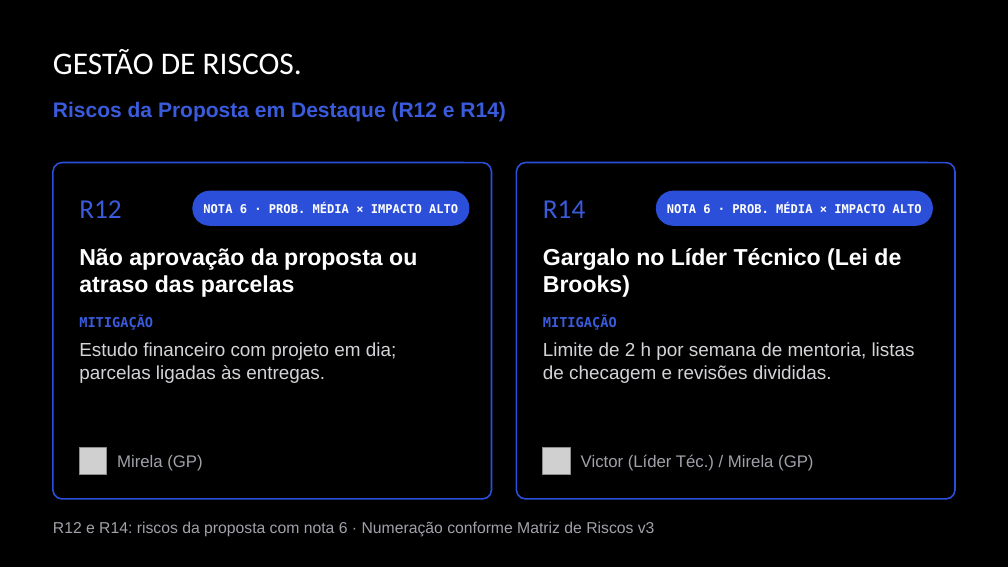
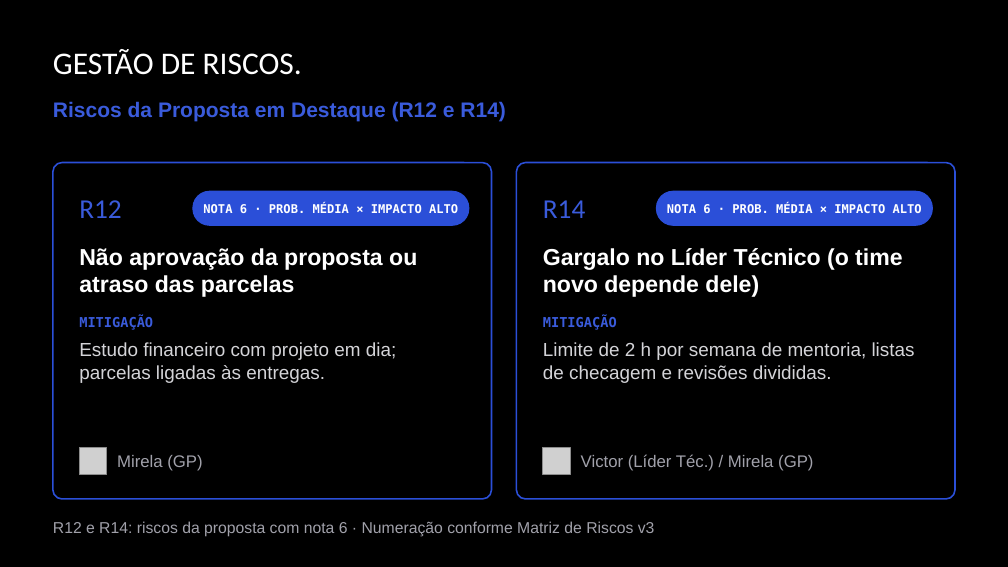
Before and after one commit to victor-lis-bronzo/gestao_empresarial_4sem, a slide deck: slide 20 of apresentacao_final/entregaveis/Gestão - HardDex v3.pptx. Drawn at 1008x567 pixels with LibreOffice and Linux fonts; fonts in the diff are those of the drawing; grey boxes stand for pictures. Boxes give left, top, right and bottom in pixels: in the first picture for what was removed or moved away, otherwise in the second. Text is boxed around its words. In the diff, an @@ line names an element or a change of style, - is before the commit and + after.

```diff
--- a/apresentacao_final/entregaveis/Gestão - HardDex v3.pptx
+++ b/apresentacao_final/entregaveis/Gestão - HardDex v3.pptx
@@ text at box(543, 248, 902, 297): text changed @@
-Gargalo no Líder Técnico (Lei de Brooks)
+Gargalo no Líder Técnico (o time novo depende dele)
```
Also in this commit, not shown: 9 other slides changed, 9 other files.
